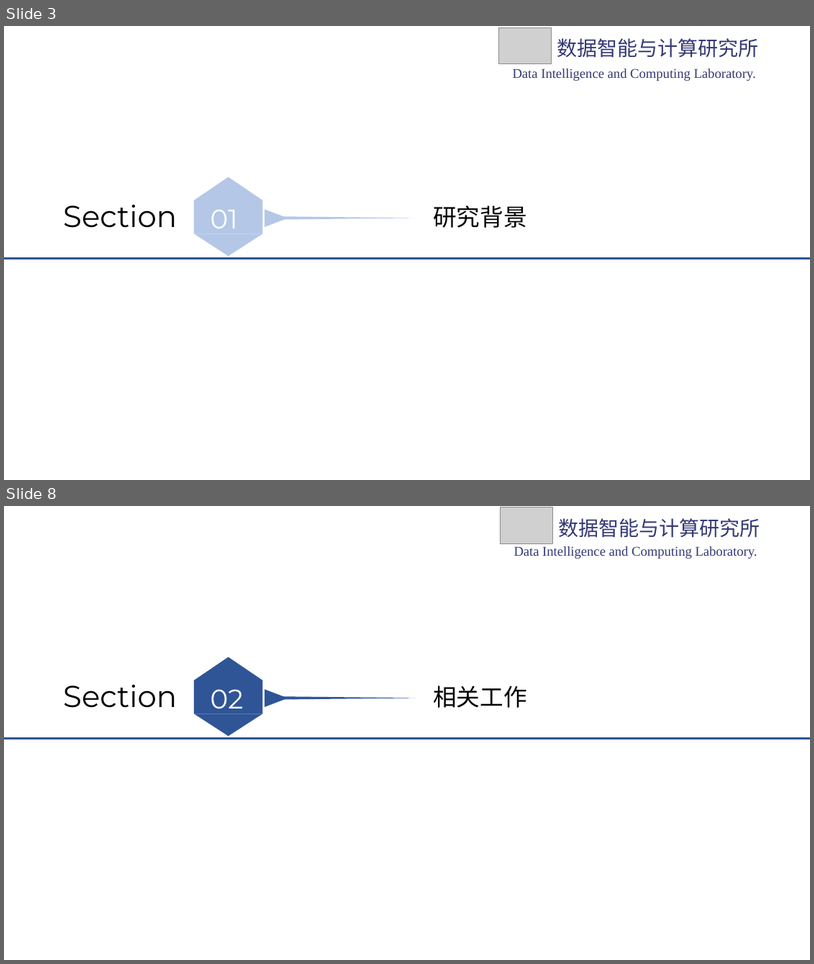
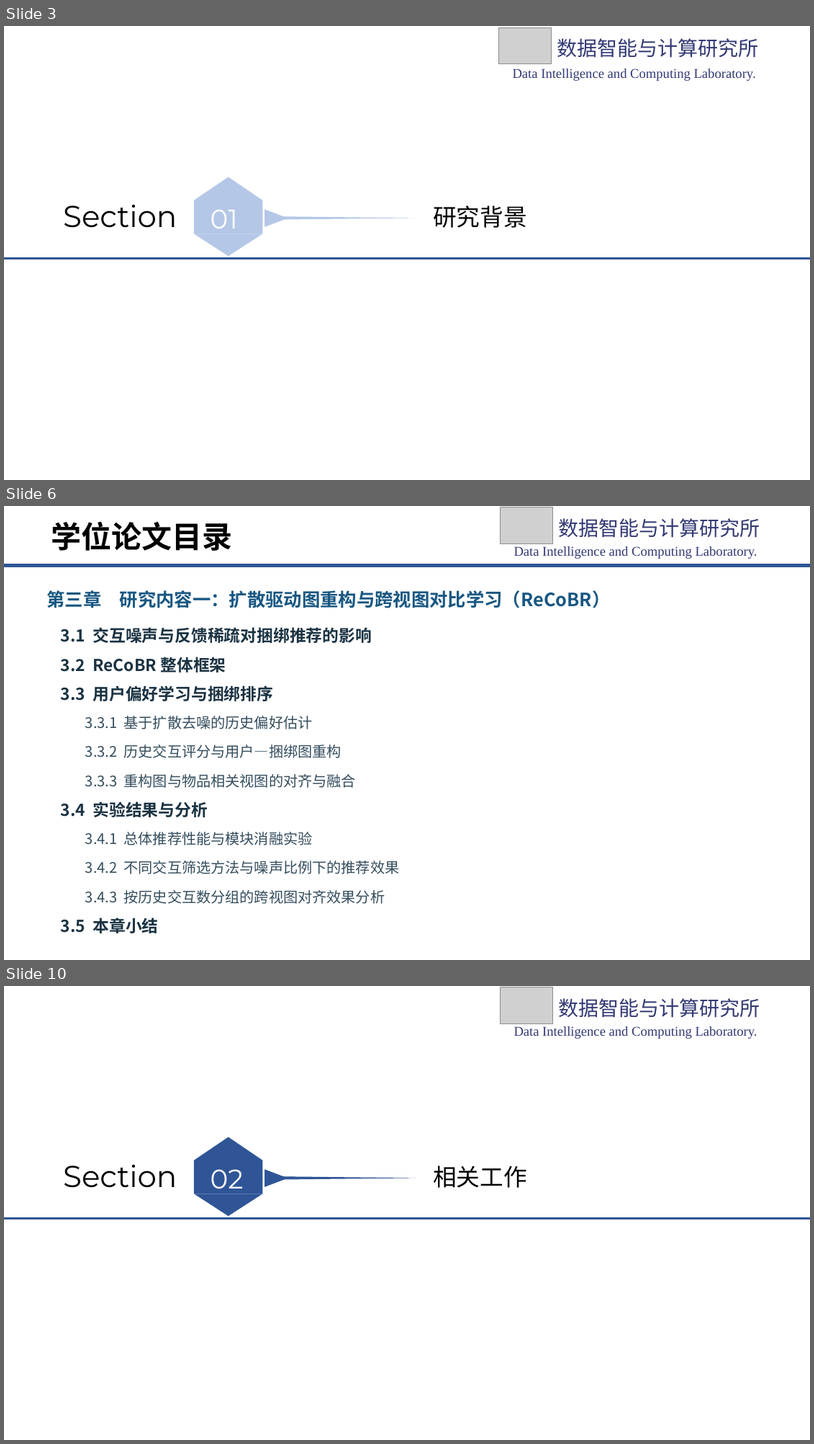
Before and after one commit to chengwuzi/MultiCBR-Project, a slide deck: 开题PPT/研二开题答辩-ReCoBR-定稿.pptx. Shown one above the other, each under a label of ours: slides 3 and 8 before the commit, slides 3, 6 and 10 after it; the slides between them are not shown. The pictures are 814x964 and 814x1444 pixels, drawn with LibreOffice and Linux fonts; fonts in the diff are those of the drawing; grey boxes stand for pictures; background and template pictures are left out. Boxes give left, top, right and bottom in pixels: in the first picture for what was removed or moved away, otherwise in the second. Text is boxed around its words. In the diff, an @@ line names an element or a change of style, - is before the commit and + after.

Commit message:
ReCoBR-论文精修：开题-PPT完成

```diff
--- a/开题PPT/研二开题答辩-ReCoBR-定稿.pptx
+++ b/开题PPT/研二开题答辩-ReCoBR-定稿.pptx
@@ slide 6 added at box(4, 506, 810, 960), background picture (left out) @@
@@ text added at box(51, 522, 232, 551), 36 pt, text #000000, bold @@
+学位论文目录
@@ picture added at box(501, 507, 553, 543) @@
@@ text added at box(559, 518, 761, 538), 24 pt, text #333975 @@
+数据智能与计算研究所
@@ text added at box(514, 546, 758, 559), 16 pt, text #333975 @@
+Data Intelligence and Computing Laboratory.
@@ line added from (4, 565) to (810, 565), #2F5597 4.5 pt @@
@@ text added at box(46, 590, 611, 608), 21.8 pt, text #185782, bold @@
+第三章 研究内容一：扩散驱动图重构与跨视图对比学习（ReCoBR）
@@ text added at box(61, 627, 372, 643), 19.5 pt, text #1A3242, bold @@
+3.1 交互噪声与反馈稀疏对捆绑推荐的影响
@@ text added at box(61, 656, 226, 672), 19.5 pt, text #1A3242, bold @@
+3.2 ReCoBR 整体框架
@@ text added at box(61, 685, 273, 701), 19.5 pt, text #1A3242, bold @@
+3.3 用户偏好学习与捆绑排序
@@ text added at box(85, 716, 313, 729), 17.2 pt, text #344D5D @@
+3.3.1 基于扩散去噪的历史偏好估计
@@ text added at box(85, 744, 342, 758), 17.2 pt, text #344D5D @@
+3.3.2 历史交互评分与用户—捆绑图重构
@@ text added at box(85, 774, 356, 788), 17.2 pt, text #344D5D @@
+3.3.3 重构图与物品相关视图的对齐与融合
@@ text added at box(61, 801, 208, 817), 19.5 pt, text #1A3242, bold @@
+3.4 实验结果与分析
@@ text added at box(85, 831, 313, 845), 17.2 pt, text #344D5D @@
+3.4.1 总体推荐性能与模块消融实验
@@ text added at box(85, 860, 400, 874), 17.2 pt, text #344D5D @@
+3.4.2 不同交互筛选方法与噪声比例下的推荐效果
@@ text added at box(85, 890, 386, 903), 17.2 pt, text #344D5D @@
+3.4.3 按历史交互数分组的跨视图对齐效果分析
@@ text added at box(61, 917, 158, 933), 19.5 pt, text #1A3242, bold @@
+3.5 本章小结
@@ what was slide 8 is now slide 10 @@
```
Also in this commit, not shown: 9 slides changed, 2 other slides added, 1 slide removed.
